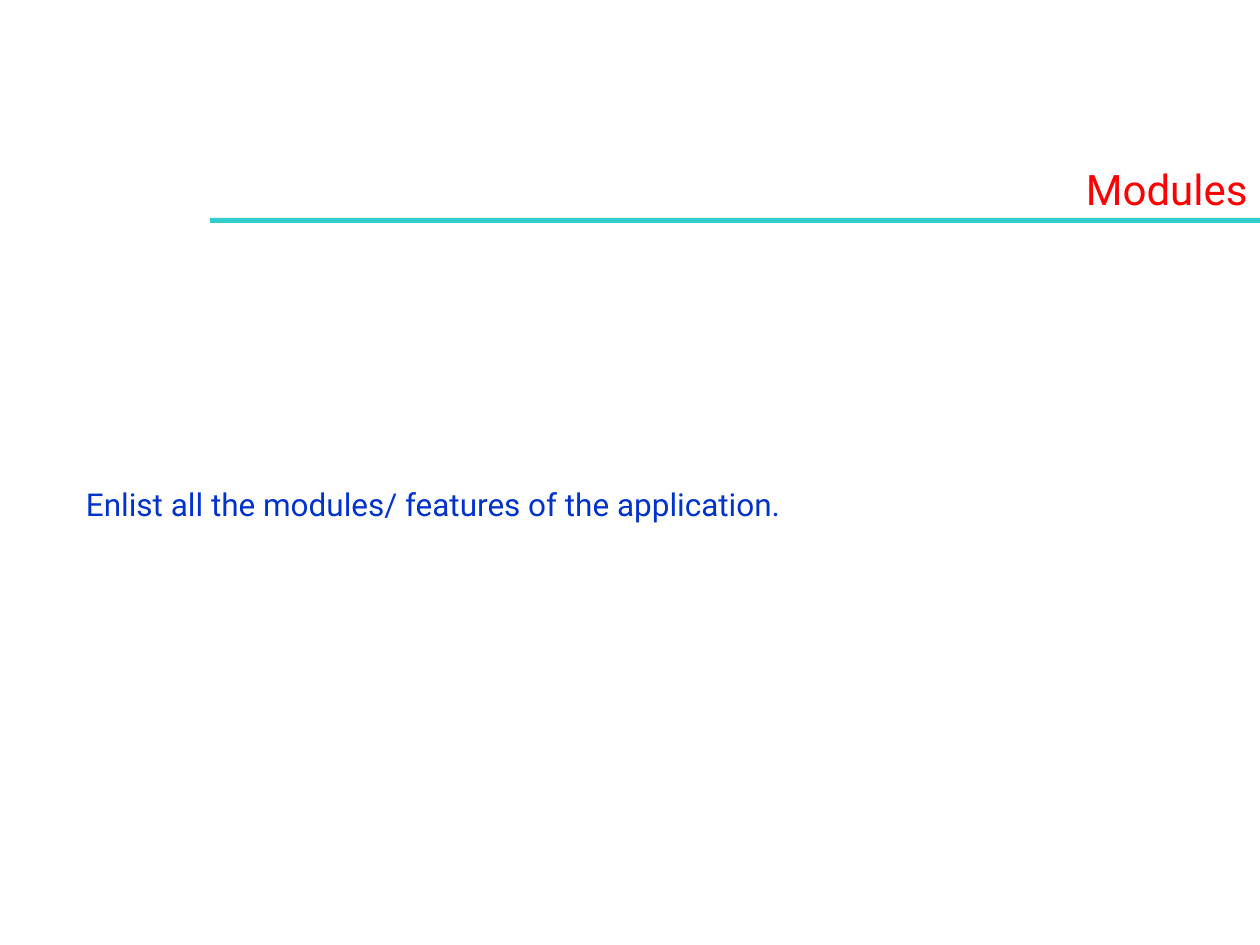
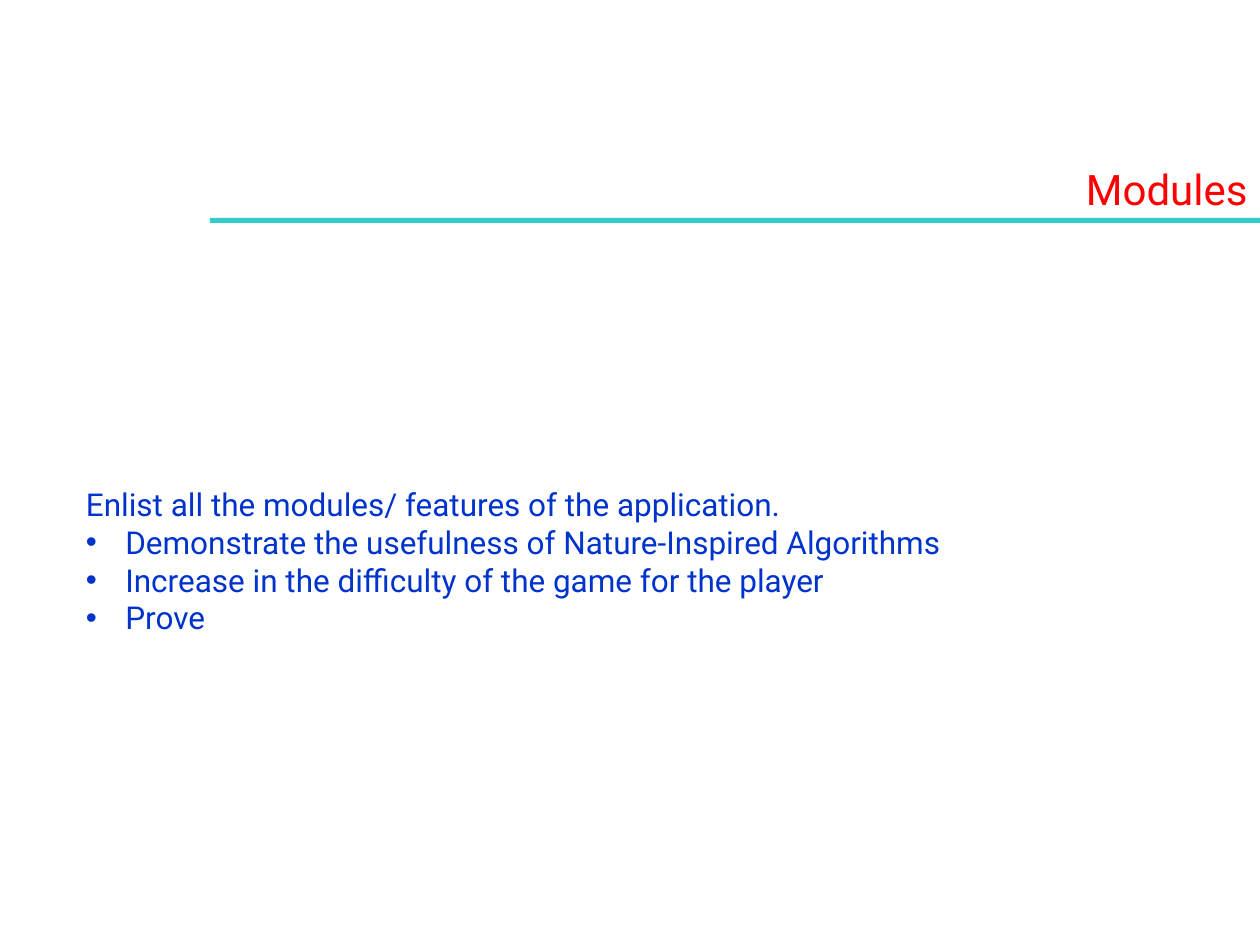
Before and after one commit to Surya-Narayan/Pacman, a slide deck: slide 8 of Resources/Presentation/Review 1 - Project Progress Presentation 2020.pptx (slide 7 before the commit). Drawn at 1260x945 pixels with LibreOffice and Linux fonts; fonts in the diff are those of the drawing; background and template pictures are left out. Boxes give left, top, right and bottom in pixels: in the first picture for what was removed or moved away, otherwise in the second. Text is boxed around its words. In the diff, an @@ line names an element or a change of style, - is before the commit and + after.

```diff
--- a/Resources/Presentation/Review 1 - Project Progress Presentation 2020.pptx
+++ b/Resources/Presentation/Review 1 - Project Progress Presentation 2020.pptx
@@ text at [125,530,940,630]: paragraphs added @@
+• Demonstrate the usefulness of Nature-Inspired Algorithms
+• Increase in the difficulty of the game for the player
+• Prove
```
Also in this commit, not shown: 4 other slides changed, 2 slides added, 1 slide removed.
